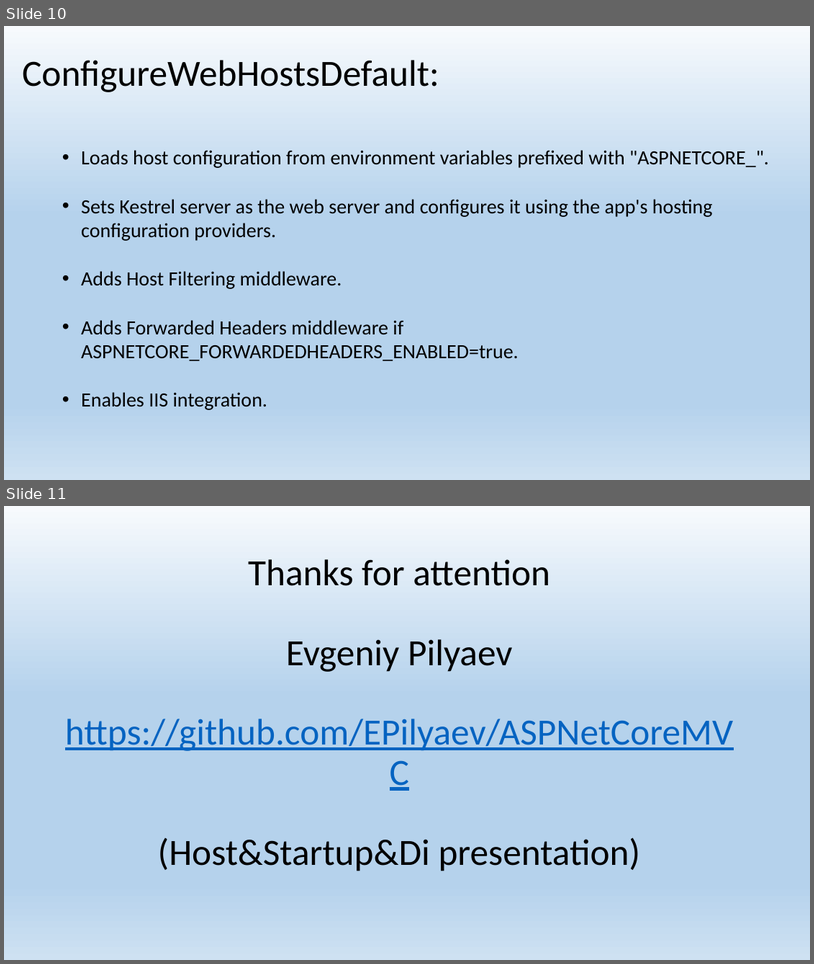
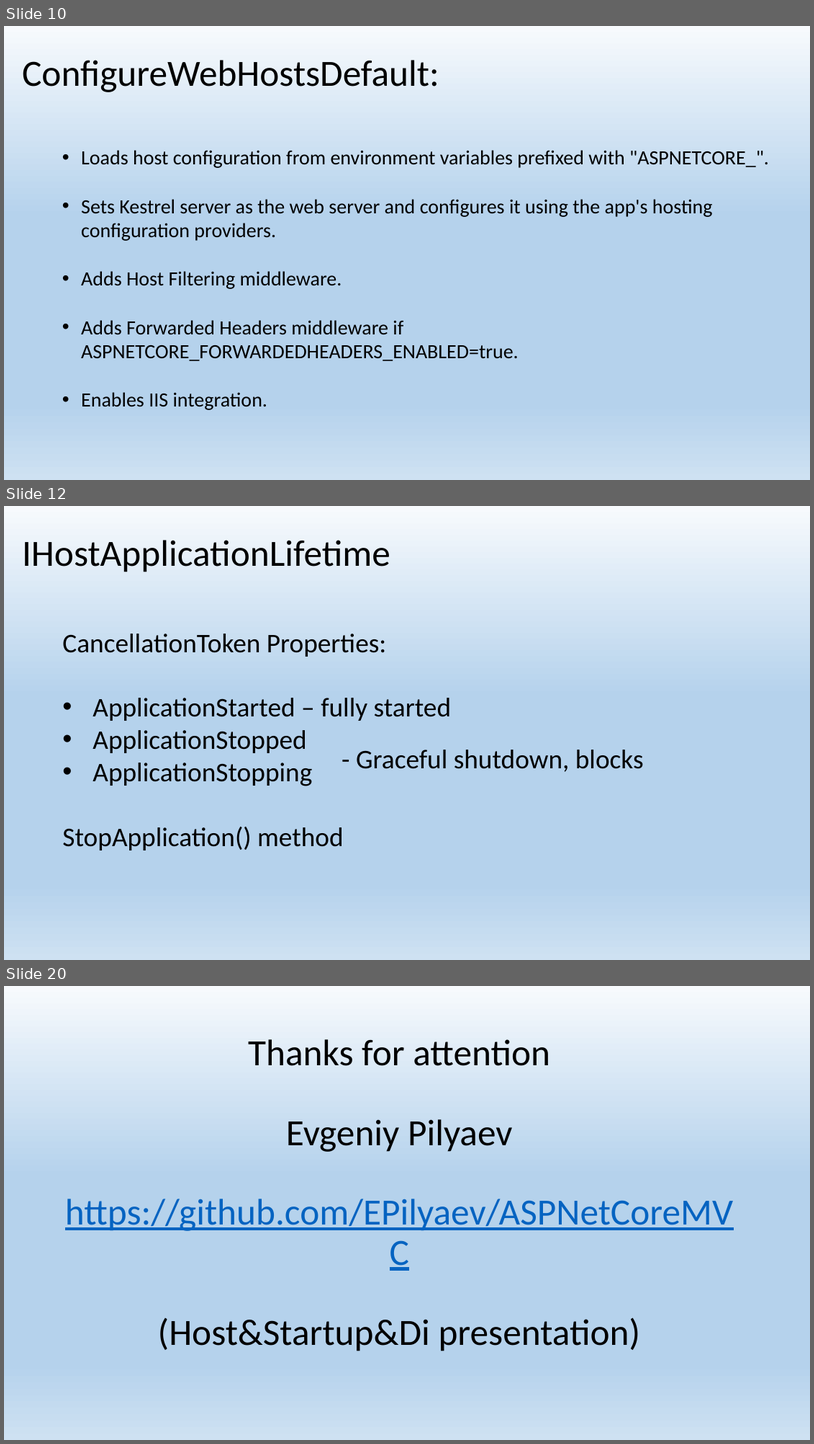
Before and after one commit to EPilyaev/ASPNetCoreMVC, a slide deck: Host&Startup&Di.pptx. Shown one above the other, each under a label of ours: slides 10 and 11 before the commit, slides 10, 12 and 20 after it; the slides between them are not shown. The pictures are 814x964 and 814x1444 pixels, drawn with LibreOffice and Linux fonts; fonts in the diff are those of the drawing. Boxes give left, top, right and bottom in pixels: in the first picture for what was removed or moved away, otherwise in the second. Text is boxed around its words. In the diff, an @@ line names an element or a change of style, - is before the commit and + after.

```diff
--- a/Host&Startup&Di.pptx
+++ b/Host&Startup&Di.pptx
@@ slide 12 added at (x1=4, y1=506, x2=810, y2=960), background gradient #F7FAFD to #B5D2EC to #CEE1F2 @@
@@ title added at (x1=22, y1=540, x2=391, y2=572), 44 pt, text #000000 @@
+IHostApplicationLifetime
@@ text added at (x1=62, y1=633, x2=451, y2=850), 32 pt, text #000000 @@
+CancellationToken Properties:
+• ApplicationStarted – fully started
+• ApplicationStopped
+• ApplicationStopping
+StopApplication() method
@@ text added at (x1=356, y1=749, x2=644, y2=772), 32 pt, text #000000 @@
+- Graceful shutdown, blocks
@@ what was slide 11 is now slide 20 @@
```
Also in this commit, not shown: 8 other slides added, 1 other file.
